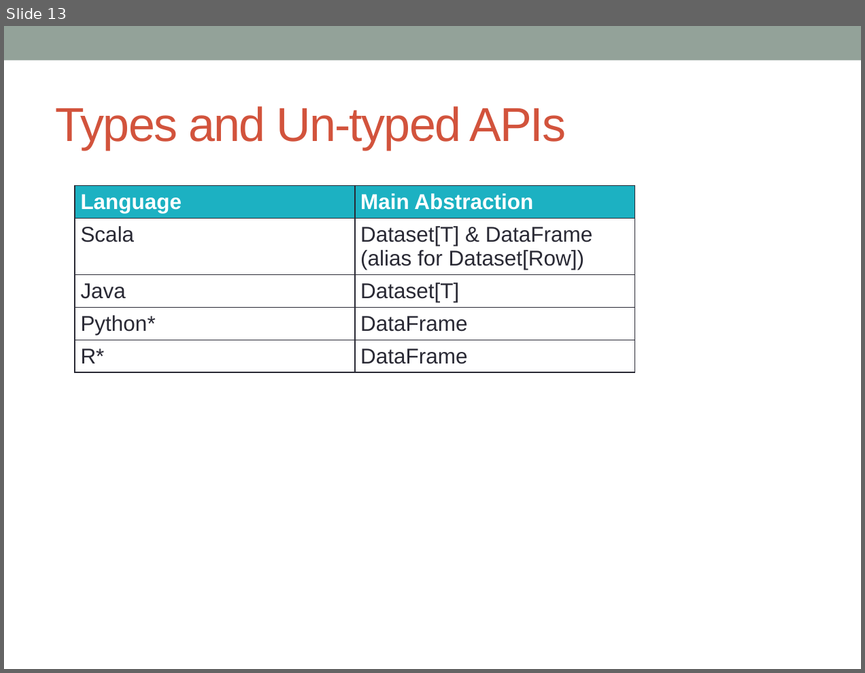
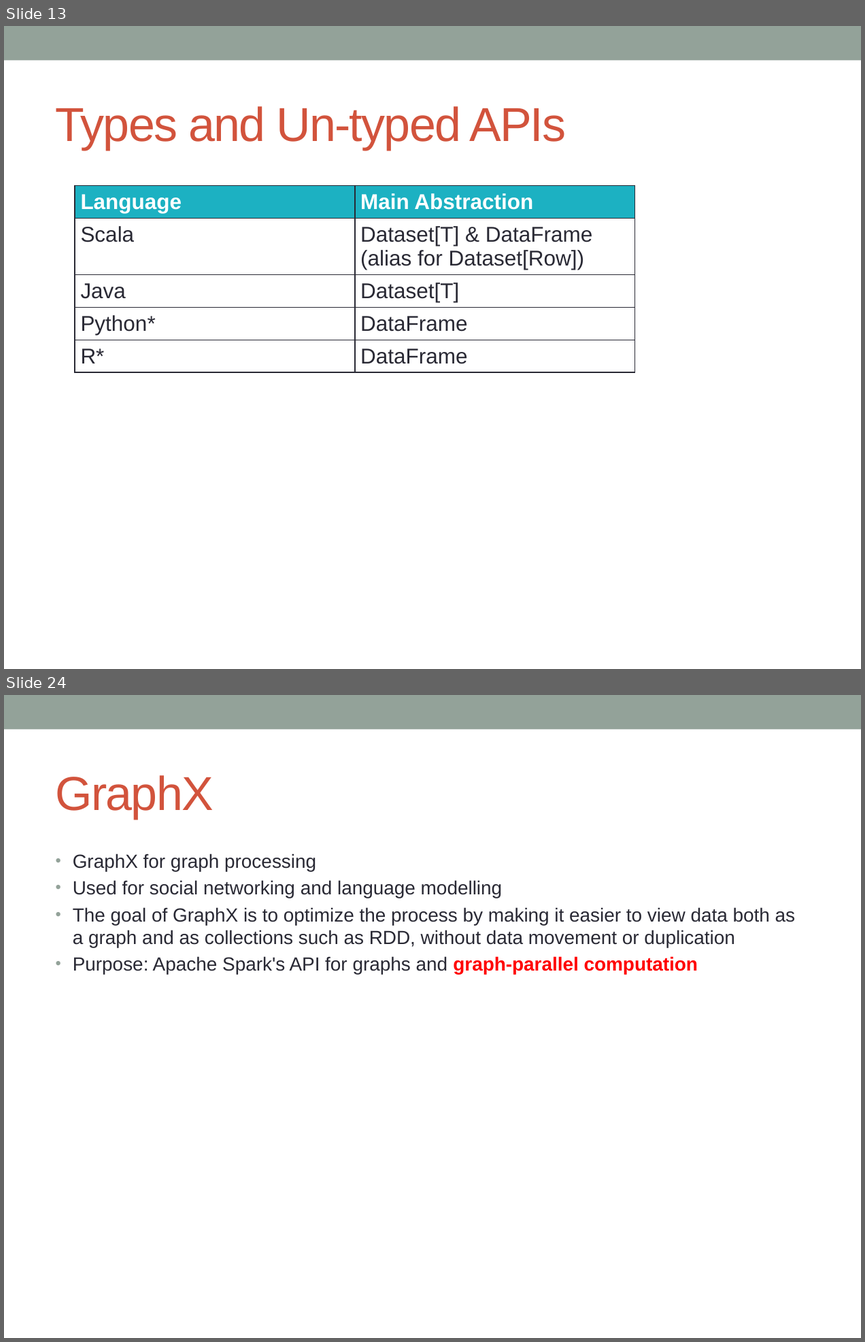
Before and after one commit to notionquest/ProjectDocumentation, a slide deck: Spark.pptx. Shown one above the other, each under a label of ours: slide 13 before the commit, slides 13 and 24 after it; the slides between them are not shown. The pictures are 865x673 and 865x1342 pixels, drawn with LibreOffice and Linux fonts; fonts in the diff are those of the drawing. Boxes give left, top, right and bottom in pixels: in the first picture for what was removed or moved away, otherwise in the second. Text is boxed around its words. In the diff, an @@ line names an element or a change of style, - is before the commit and + after.

```diff
--- a/Spark.pptx
+++ b/Spark.pptx
@@ slide 24 added at <box>4,695,861,1338</box>, background #FFFFFF; not listed: 1 template element that a slide beside it also shows @@
@@ title added at <box>56,775,213,819</box>, 40 pt, text #D2533C @@
+GraphX
@@ text added at <box>73,853,796,974</box>, 16 pt, text #292934 @@
+• GraphX for graph processing
+• Used for social networking and language modelling
+• The goal of GraphX is to optimize the process by making it easier to view data both as a graph and as collections such as RDD, without data movement or duplication
+• Purpose: Apache Spark's API for graphs and graph-parallel computation
```
Also in this commit, not shown: 1 slide changed, 17 other slides added.
